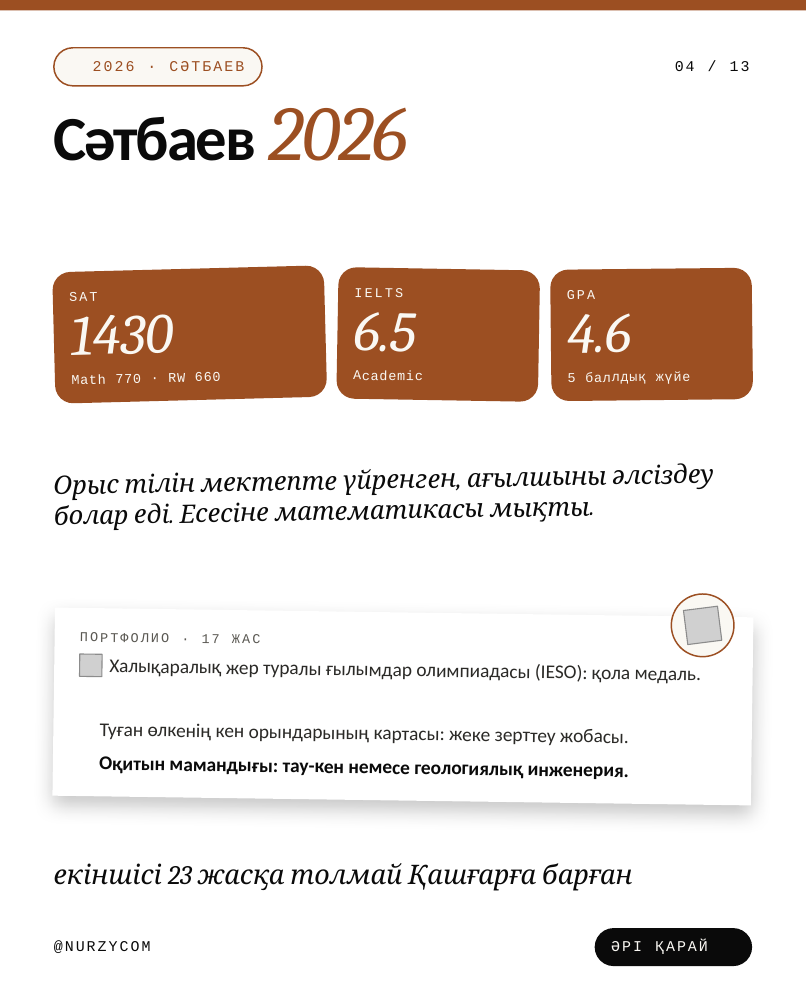
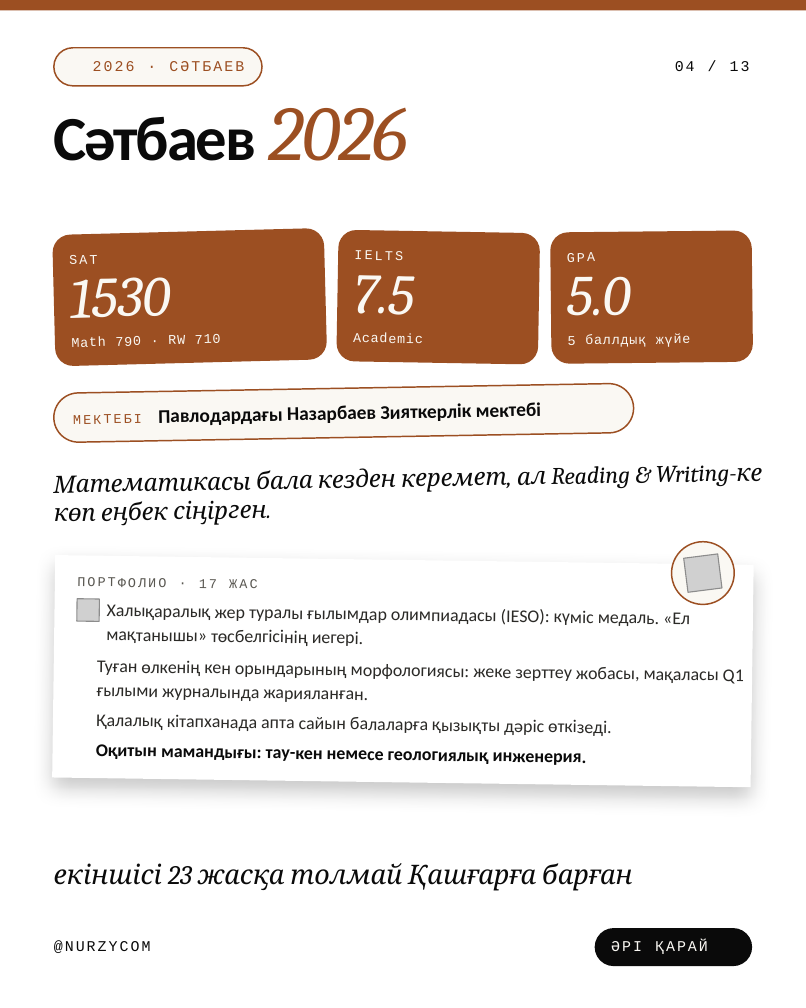
Before and after one commit to galiandojonathan-ship-it1/nurzycom_brand, a slide deck: slide 4 of social/pptx/kz-scientists.pptx. Drawn at 806x1008 pixels with LibreOffice and Linux fonts; fonts in the diff are those of the drawing; grey boxes stand for pictures; background and template pictures are left out. Boxes give left, top, right and bottom in pixels: in the first picture for what was removed or moved away, otherwise in the second. Text is boxed around its words. In the diff, an @@ line names an element or a change of style, - is before the commit and + after.

```diff
--- a/social/pptx/kz-scientists.pptx
+++ b/social/pptx/kz-scientists.pptx
@@ 5 texts, 1 rounded rectangle: place and size @@
-5 texts, 1 rounded rectangle at <box>52,265,691,403</box>
+5 texts, 1 rounded rectangle at <box>52,228,691,366</box>
@@ rounded rectangle: place and size @@
-rounded rectangle at <box>336,267,541,402</box>
+rounded rectangle at <box>336,229,541,364</box>
@@ rounded rectangle: place and size @@
-rounded rectangle at <box>551,268,754,401</box>
+rounded rectangle at <box>551,230,754,363</box>
@@ text added at <box>71,277,171,318</box>, 38 pt, text #FAF8F3, italic @@
+1530
@@ text at <box>354,275,415,315</box>: text changed @@
-6.5
+7.5
@@ text added at <box>567,276,631,316</box>, 38 pt, text #FAF8F3, italic @@
+5.0
@@ text removed at <box>71,314,174,355</box> @@
-1430
@@ text removed at <box>567,313,631,353</box> @@
-4.6
@@ text at <box>72,334,221,347</box>: text changed @@
-Math 770 · RW 660
+Math 790 · RW 710
@@ rounded rectangle added at <box>53,383,634,442</box>, fill #FAF8F3, outline #9C4F22 1 pt @@
@@ text added at <box>73,414,142,424</box>, 9 pt, text #9C4F22 @@
+МЕКТЕБІ
@@ text added at <box>158,402,541,425</box>, 13 pt, text #0A0A0A, bold @@
+Павлодардағы Назарбаев Зияткерлік мектебі
@@ text at <box>54,465,763,526</box>: text changed; size 17 to 16 pt @@
-Орыс тілін мектепте үйренген, ағылшыны әлсіздеу болар еді. Есесіне математикасы мықты.
+Математикасы бала кезден керемет, ал Reading & Writing-ке көп еңбек сіңірген.
@@ ellipse: place and size @@
-ellipse at <box>668,590,738,659</box>
+ellipse at <box>668,538,738,608</box>
@@ rectangle: place and size @@
-rectangle at <box>52,608,754,805</box>
+rectangle at <box>52,555,754,787</box>
@@ picture: place and size @@
-picture at <box>684,606,722,645</box>
+picture at <box>684,554,722,592</box>
@@ picture: place and size @@
-picture at <box>79,653,102,676</box>
+picture at <box>77,598,100,621</box>
@@ text "ПОРТФОЛИО · 17 ЖАС": place and size @@
-text "ПОРТФОЛИО · 17 ЖАС" at <box>80,632,260,643</box>
+text "ПОРТФОЛИО · 17 ЖАС" at <box>77,577,257,588</box>
@@ text at <box>106,604,690,646</box>: text changed; size 13 to 12 pt @@
-Халықаралық жер туралы ғылымдар олимпиадасы (IESO): қола медаль.
+Халықаралық жер туралы ғылымдар олимпиадасы (IESO): күміс медаль. «Ел мақтанышы» төсбелгісінің иегері.
@@ text at <box>97,660,744,702</box>: text changed; size 13 to 12 pt @@
-Туған өлкенің кен орындарының картасы: жеке зерттеу жобасы.
+Туған өлкенің кен орындарының морфологиясы: жеке зерттеу жобасы, мақаласы Q1 ғылыми журналында жарияланған.
@@ text added at <box>96,714,611,736</box>, 12 pt, text #2B2A27 @@
+Қалалық кітапханада апта сайын балаларға қызықты дәріс өткізеді.
@@ text "Оқитын мамандығы: тау-кен немесе геологиялық ...": place and size @@
-text "Оқитын мамандығы: тау-кен немесе геологиялық ..." at <box>99,756,629,779</box>
+text "Оқитын мамандығы: тау-кен немесе геологиялық ..." at <box>96,744,587,765</box>
@@ text "Оқитын мамандығы: тау-кен немесе геологиялық ..." at <box>96,744,587,765</box>: size 13 to 12 pt; line spacing 17.7pt to 16.1pt @@
```
Also in this commit, not shown: 9 other slides changed, 21 other files.
